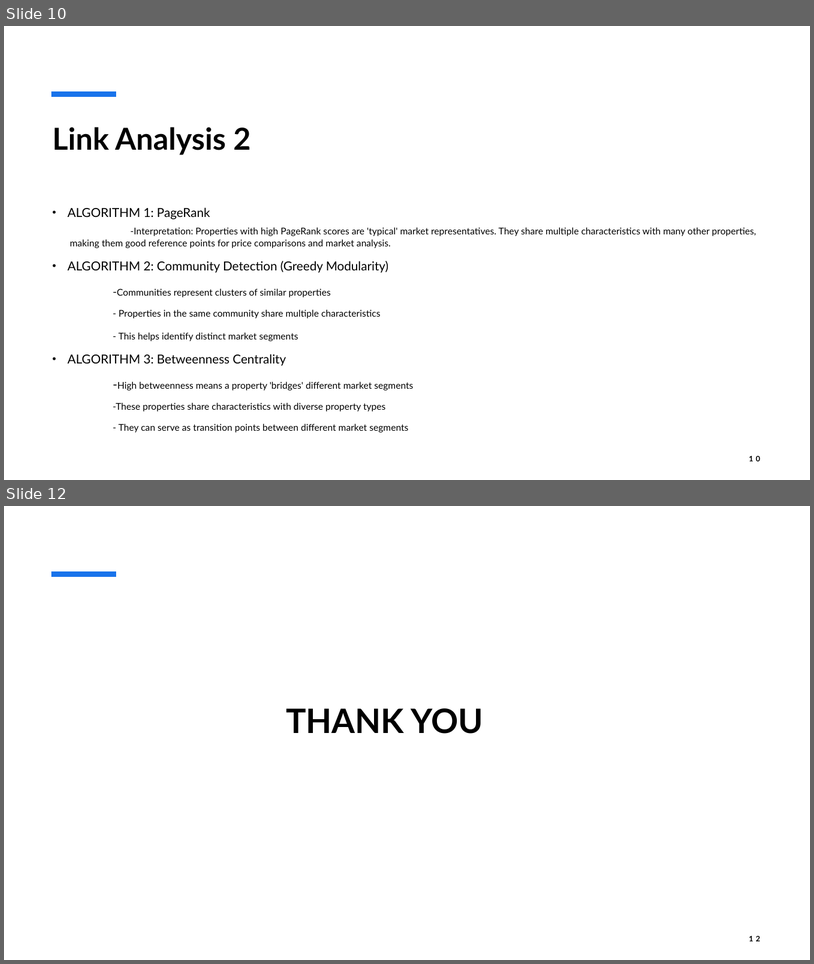
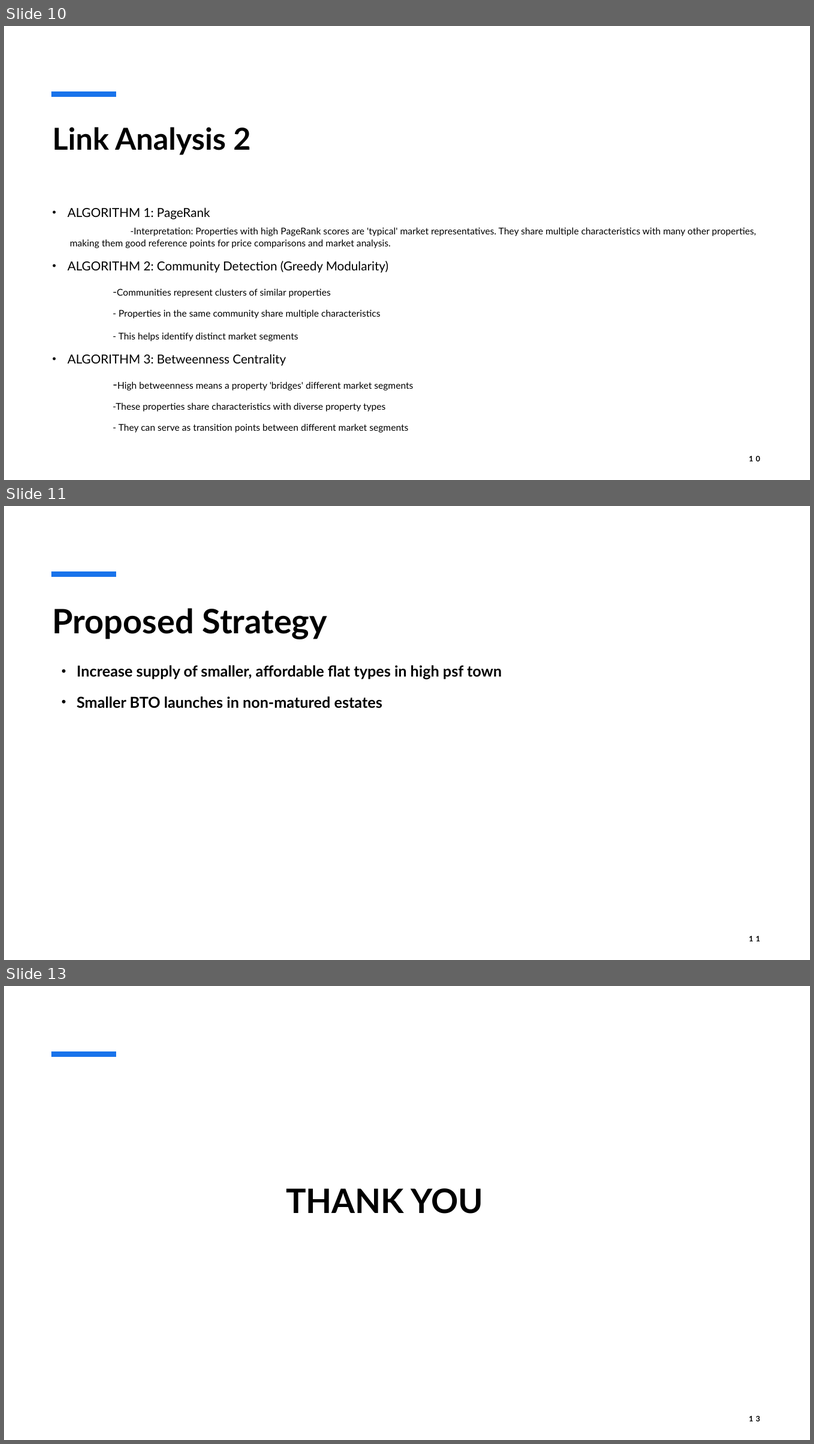
Before and after one commit to mohamed-ahshik/htx_xdata_tech_interview, a slide deck: slides/htx_xdata_data_scientist.pptx. Shown one above the other, each under a label of ours: slides 10 and 12 before the commit, slides 10, 11 and 13 after it; the slides between them are not shown. The pictures are 814x964 and 814x1444 pixels, drawn with LibreOffice and Linux fonts; fonts in the diff are those of the drawing. Boxes give left, top, right and bottom in pixels: in the first picture for what was removed or moved away, otherwise in the second. Text is boxed around its words. In the diff, an @@ line names an element or a change of style, - is before the commit and + after.

```diff
--- a/slides/htx_xdata_data_scientist.pptx
+++ b/slides/htx_xdata_data_scientist.pptx
@@ slide 11 added at (4,506,810,960), background #FFFFFF; not listed: 1 template element that a slide beside it also shows @@
@@ title added at (53,608,327,639), 40 pt, text #000000, bold @@
+Proposed Strategy
@@ text added at (77,665,502,708), 18 pt, text #000000, bold @@
+• Increase supply of smaller, affordable flat types in high psf town
+• Smaller BTO launches in non-matured estates
@@ page number added at (749,936,761,941), 9 pt, text #000000, bold @@
+11
@@ what was slide 12 is now slide 13 @@
```
Also in this commit, not shown: 1 slide changed, 3 other files.
